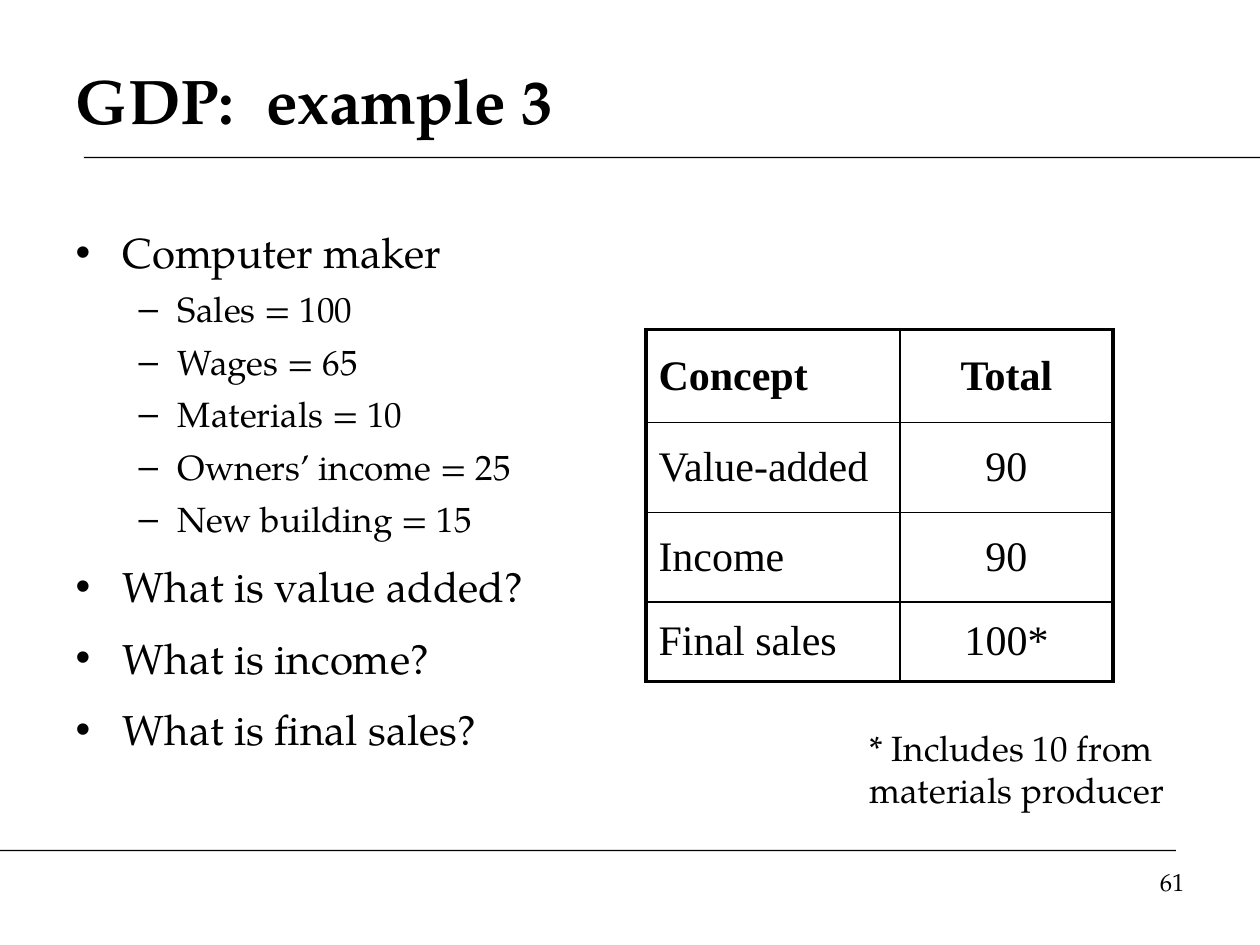
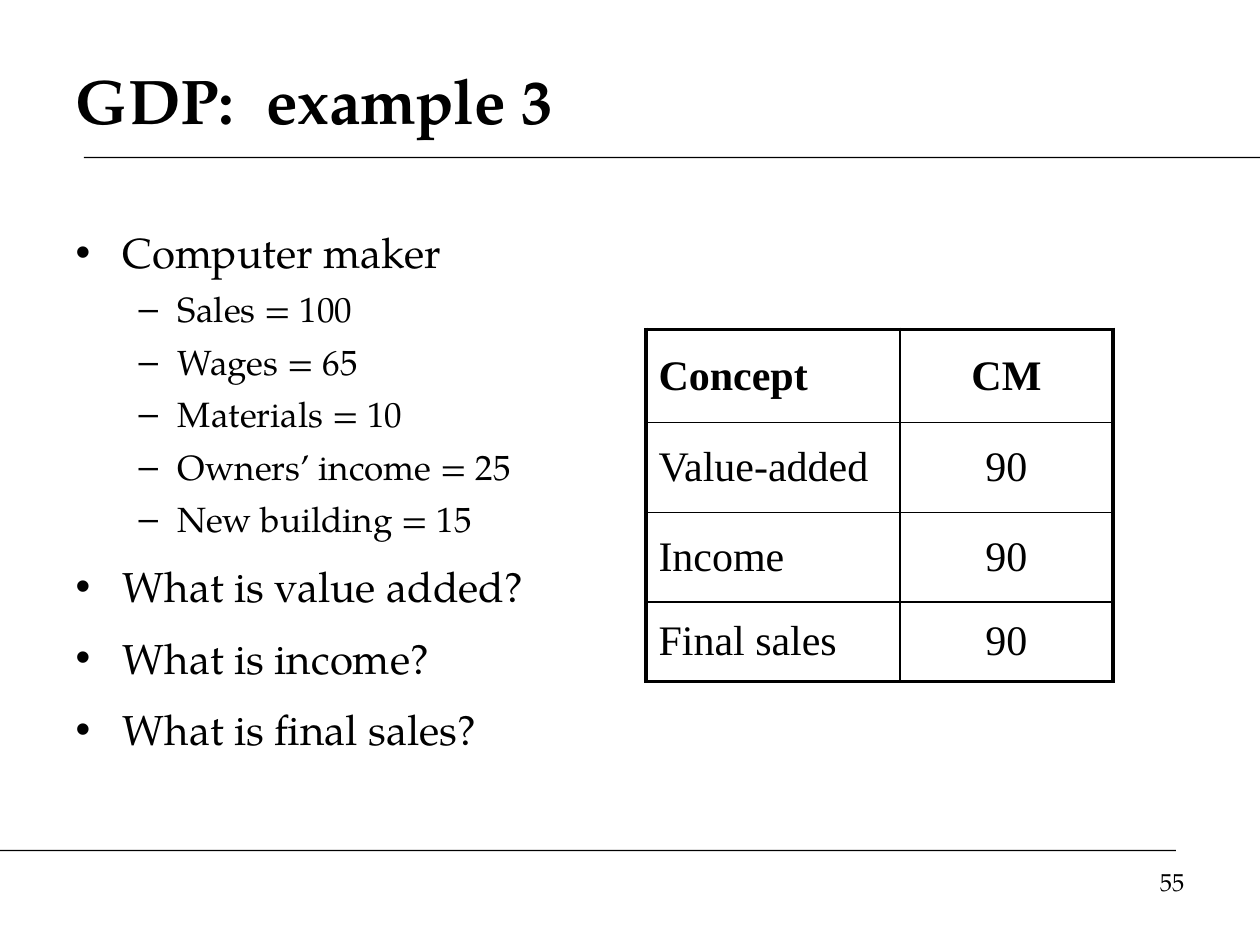
Before and after one commit to DaveBackus/Global_Economy, a slide deck: slide 55 of Slides/slides_intro_f14.pptx (slide 61 before the commit). Drawn at 1260x945 pixels with LibreOffice and Linux fonts; fonts in the diff are those of the drawing. Boxes give left, top, right and bottom in pixels: in the first picture for what was removed or moved away, otherwise in the second. Text is boxed around its words. In the diff, an @@ line names an element or a change of style, - is before the commit and + after.

```diff
--- a/Slides/slides_intro_f14.pptx
+++ b/Slides/slides_intro_f14.pptx
@@ table at box(646, 329, 1114, 682) @@
-row 1, column 2: Total
+row 1, column 2: CM
-row 4, column 2: 100*
+row 4, column 2: 90
@@ text removed at box(869, 735, 1164, 813) @@
-* Includes 10 from materials producer
@@ page number at box(1160, 874, 1185, 892): text changed @@
-61
+55
```
Also in this commit, not shown: 38 other slides changed, 2 slides added, 11 slides removed, 14 other files.
